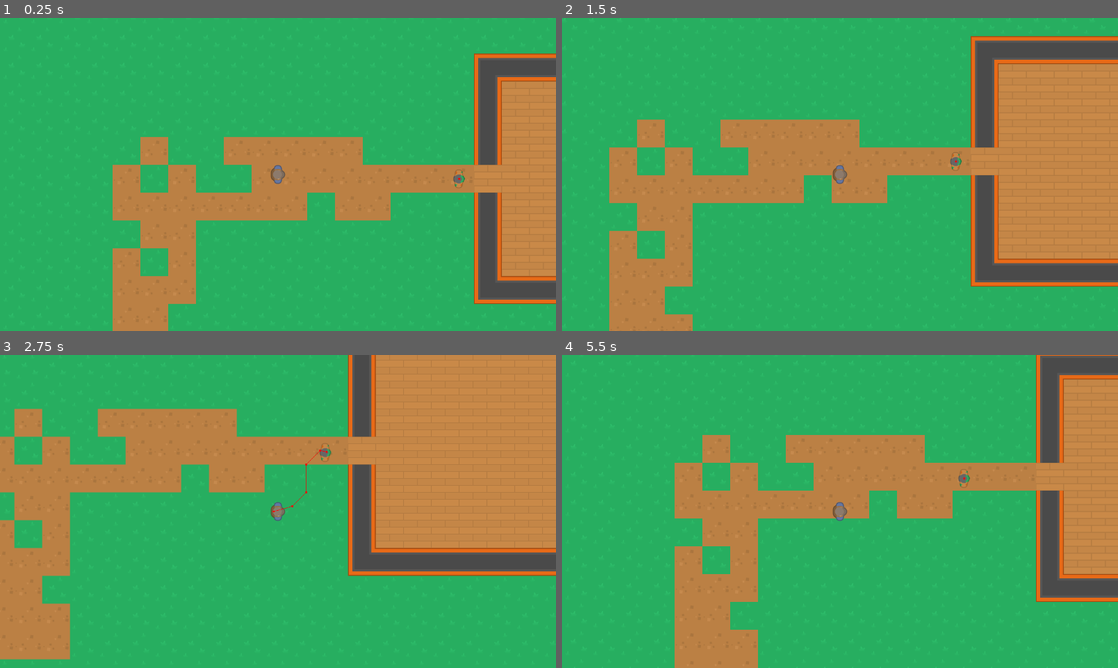
Above: before the commit, frames 1-4 (two rows, left to right).
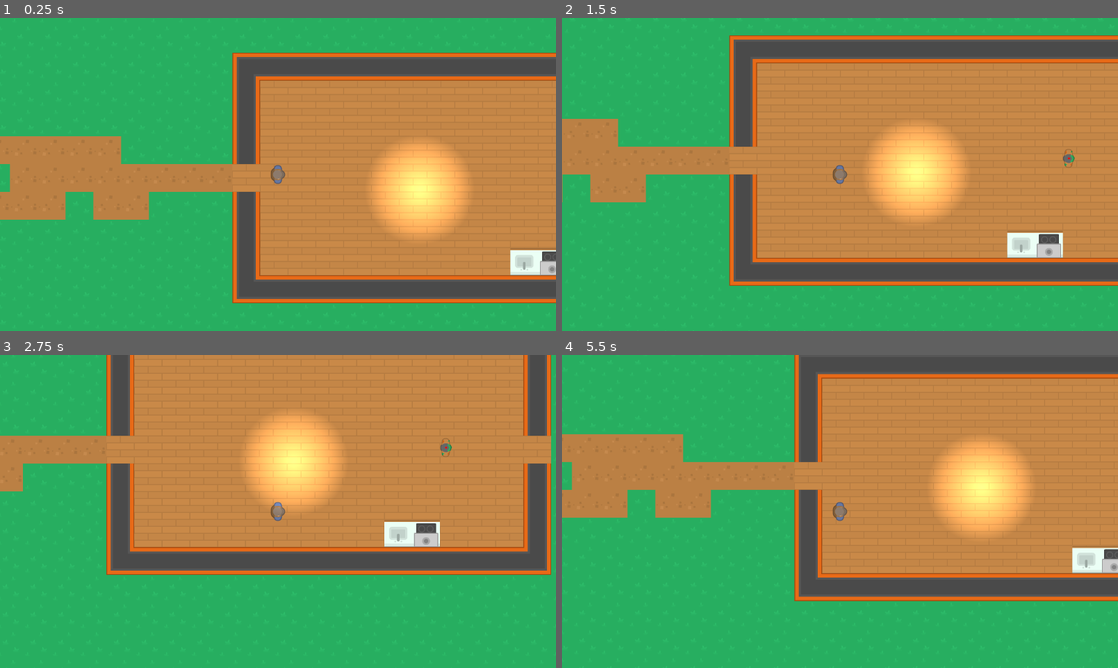
Above: after the commit, the same moments.

Repository: AlixBarreaux/zednigma
Game: Godot game, scene res://features/levels/level.tscn
Same seed, same stepped clock (60 frames per second), same inputs: the game is played once before the commit and once after it.
Inputs:
- Up to frame 1 (0.25 s): no input
- Up to frame 2 (1.5 s): tap Enter at 0.5 s; hold D (move_right) 0.53-1.28 s; hold S (move_down) from 1.28 s (still down)
- Up to frame 3 (2.75 s): release S (move_down) at 2.03 s; hold D (move_right) from 2.03 s (still down)
- Up to frame 4 (5.5 s): release D (move_right) at 2.78 s; hold W (move_up) 2.78-3.53 s; hold A (move_left) 3.53-5.03 s; hold S (move_down) from 5.03 s (still down)

The runs differ from the first frame. In frame 1, 46% of the frame differs, in the area x 0-100%, y 11-100%; in frame 2, 44%; in frame 3, 42%; in frame 4, 47%, in the area x 0-100%, y 0-100%.

Commit message:
feat: Add base lighting setup
- Add lighting config resource with signal-based runtime propagation
- PointLight2DBase and DirectionaLight2DBase apply config on enter tree
  and ready. They also react to config_changed signal for runtime
updates (quality settings, zone atmosphere shifts) and texture stays as
cene data, NOT as config data

Diff:
--- /dev/null
+++ b/data/lighting/lighting_default.tres
@@ -0,0 +1,6 @@
+[gd_resource type="Resource" script_class="LightingConfig" format=3 uid="uid://csqjxjxon138p"]
+
+[ext_resource type="Script" uid="uid://dcisivg34aoy3" path="res://systems/lighting/lighting_config.gd" id="1_vj3sj"]
+
+[resource]
+script = ExtResource("1_vj3sj")
--- a/features/levels/level.tscn
+++ b/features/levels/level.tscn
@@ -5,6 +5,8 @@
 [ext_resource type="PackedScene" uid="uid://bdvosli755f2i" path="res://features/enemies/zombie.tscn" id="2_fysxg"]
 [ext_resource type="Script" uid="uid://be2ue1davm513" path="res://systems/tile-map/tile_map_layers.gd" id="2_rhgqm"]
 [ext_resource type="Texture2D" uid="uid://d3ekx6a4b8rac" path="res://assets/graphics/terrain_spritesheet.png" id="4_2teef"]
+[ext_resource type="PackedScene" uid="uid://inevjc1vbl3k" path="res://systems/lighting/directional_light_2d_base.tscn" id="7_5876d"]
+[ext_resource type="PackedScene" uid="uid://dyyckrefkoyih" path="res://systems/lighting/point_light_2d_base.tscn" id="7_bpgwq"]
 
 [sub_resource type="TileMapPattern" id="TileMapPattern_2teef"]
 tile_data = PackedInt32Array(0, 0, 0, 65536, 0, 0, 131072, 0, 0, 1, 0, 0, 65537, 327680, 0, 131073, 0, 0, 2, 0, 0, 65538, 327680, 0, 131074, 0, 0, 3, 0, 0, 65539, 0, 0, 131075, 0, 0)
@@ -456,6 +458,12 @@
 [sub_resource type="OccluderPolygon2D" id="OccluderPolygon2D_rhgqm"]
 polygon = PackedVector2Array(-32, -32, 32, -32, 32, 32, -32, 32)
 
+[sub_resource type="OccluderPolygon2D" id="OccluderPolygon2D_efl23"]
+polygon = PackedVector2Array(-32, -32, 32, -32, 32, 32, -32, 32)
+
+[sub_resource type="OccluderPolygon2D" id="OccluderPolygon2D_bpgwq"]
+polygon = PackedVector2Array(-32, -32, 32, -32, 32, 32, -32, 32)
+
 [sub_resource type="TileSetAtlasSource" id="TileSetAtlasSource_2teef"]
 texture = ExtResource("4_2teef")
 texture_region_size = Vector2i(64, 64)
@@ -546,6 +554,7 @@
 1:4/0/occlusion_layer_0/polygon_0/polygon = SubResource("OccluderPolygon2D_rhgqm")
 1:4/0/physics_layer_0/polygon_0/points = PackedVector2Array(-32, -32, 32, -32, 32, 32, -32, 32)
 2:4/0 = 0
+2:4/0/occlusion_layer_0/polygon_0/polygon = SubResource("OccluderPolygon2D_efl23")
 2:4/0/physics_layer_0/polygon_0/points = PackedVector2Array(-32, -32, 32, -32, 32, 32, -32, 32)
 3:4/0 = 0
 4:4/0 = 0
@@ -572,6 +581,7 @@
 1:5/0/occlusion_layer_0/polygon_0/polygon = SubResource("OccluderPolygon2D_rhgqm")
 1:5/0/physics_layer_0/polygon_0/points = PackedVector2Array(-32, -32, 32, -32, 32, 32, -32, 32)
 2:5/0 = 0
+2:5/0/occlusion_layer_0/polygon_0/polygon = SubResource("OccluderPolygon2D_bpgwq")
 2:5/0/physics_layer_0/polygon_0/points = PackedVector2Array(-32, -32, 32, -32, 32, 32, -32, 32)
 3:5/0 = 0
 4:5/0 = 0
@@ -899,8 +909,17 @@
 
 [node name="Zombie" parent="Zombies" unique_id=326393747 instance=ExtResource("2_fysxg")]
 unique_name_in_owner = true
-position = Vector2(286, -288)
+position = Vector2(1102, -293)
 
 [node name="Player" parent="." unique_id=1108645041 instance=ExtResource("1_ctm8j")]
 unique_name_in_owner = true
-position = Vector2(-131, -298)
+position = Vector2(425, -296)
+
+[node name="CanvasModulate" type="CanvasModulate" parent="." unique_id=1218627762]
+color = Color(0, 0, 0, 1)
+
+[node name="DirectionalLight2DBase" parent="." unique_id=194775473 instance=ExtResource("7_5876d")]
+
+[node name="PointLight2dBase" parent="." unique_id=762557371 instance=ExtResource("7_bpgwq")]
+position = Vector2(751, -261)
+color = Color(0.13333334, 1, 1, 1)
--- /dev/null
+++ b/systems/lighting/directional_light_2d_base.gd
@@ -0,0 +1,25 @@
+@tool
+class_name DirectionalLight2DBase
+extends DirectionalLight2D
+
+@export var config: LightingConfig = null:
+	set(value):
+		config = value
+		if config:
+			if config.config_changed.is_connected(_apply):
+				config.config_changed.disconnect(_apply)
+			config.config_changed.connect(_apply)
+
+
+func _notification(what: int) -> void:
+	if Engine.is_editor_hint() and what == NOTIFICATION_ENTER_TREE:
+		_apply()
+
+
+func _apply() -> void:
+	color = config.color
+	energy = config.energy
+	shadow_enabled = config.shadow_enabled
+	shadow_filter = config.shadow_filter
+	shadow_filter_smooth = config.shadow_filter_smooth
+	shadow_item_cull_mask = config.shadow_item_cull_mask
--- /dev/null
+++ b/systems/lighting/directional_light_2d_base.tscn
@@ -0,0 +1,10 @@
+[gd_scene format=3 uid="uid://inevjc1vbl3k"]
+
+[ext_resource type="Script" uid="uid://c56cqyu14jo62" path="res://systems/lighting/directional_light_2d_base.gd" id="1_88gng"]
+
+[node name="DirectionalLight2DBase" type="DirectionalLight2D" unique_id=194775473]
+shadow_enabled = true
+shadow_filter = 1
+shadow_filter_smooth = 1.5
+shadow_item_cull_mask = 0
+script = ExtResource("1_88gng")
--- /dev/null
+++ b/systems/lighting/lighting_config.gd
@@ -0,0 +1,34 @@
+class_name LightingConfig
+extends Resource
+
+signal config_changed
+
+@export var color: Color = Color.WHITE:
+	set(value):
+		color = value
+		config_changed.emit()
+
+@export var energy: float = 1.0:
+	set(value):
+		energy = value
+		config_changed.emit()
+
+@export var shadow_enabled: bool = true:
+	set(value):
+		shadow_enabled = value
+		config_changed.emit()
+
+@export var shadow_filter: Light2D.ShadowFilter = Light2D.SHADOW_FILTER_PCF5:
+	set(value):
+		shadow_filter = value
+		config_changed.emit()
+
+@export var shadow_filter_smooth: float = 1.5:
+	set(value):
+		shadow_filter_smooth = value
+		config_changed.emit()
+
+@export var shadow_item_cull_mask: int = 0:
+	set(value):
+		shadow_item_cull_mask = value
+		config_changed.emit()
--- /dev/null
+++ b/systems/lighting/point_light_2d_base.gd
@@ -0,0 +1,30 @@
+@tool
+class_name PointLight2DBase
+extends PointLight2D
+
+@export var config: LightingConfig = null:
+	set(value):
+		config = value
+		if config:
+			if config.config_changed.is_connected(_apply):
+				config.config_changed.disconnect(_apply)
+			config.config_changed.connect(_apply)
+
+
+func _ready() -> void:
+	assert(config != null, "PointLight2DBase requires a LightingConfig resource.")
+	_apply()
+
+
+func _notification(what: int) -> void:
+	if Engine.is_editor_hint() and what == NOTIFICATION_ENTER_TREE:
+		_apply()
+
+
+func _apply() -> void:
+	color = config.color
+	energy = config.energy
+	shadow_enabled = config.shadow_enabled
+	shadow_filter = config.shadow_filter
+	shadow_filter_smooth = config.shadow_filter_smooth
+	shadow_item_cull_mask = config.shadow_item_cull_mask
--- /dev/null
+++ b/systems/lighting/point_light_2d_base.tscn
@@ -0,0 +1,15 @@
+[gd_scene format=3 uid="uid://dyyckrefkoyih"]
+
+[ext_resource type="Texture2D" uid="uid://dnbm6h1ipj0vn" path="res://assets/graphics/light_texture.png" id="1_ngnmi"]
+[ext_resource type="Script" uid="uid://d4cp2ih6q5kwt" path="res://systems/lighting/point_light_2d_base.gd" id="1_px7fx"]
+[ext_resource type="Resource" uid="uid://csqjxjxon138p" path="res://data/lighting/lighting_default.tres" id="3_ngnmi"]
+
+[node name="PointLight2DBase" type="PointLight2D" unique_id=762557371]
+color = Color(0.6236479, 0.0003042826, 0.6283564, 1)
+shadow_enabled = true
+shadow_filter = 1
+shadow_filter_smooth = 1.5
+shadow_item_cull_mask = 0
+texture = ExtResource("1_ngnmi")
+script = ExtResource("1_px7fx")
+config = ExtResource("3_ngnmi")
Not shown, added: systems/lighting/directional_light_2d_base.gd.uid
Not shown, added: systems/lighting/lighting_config.gd.uid
Not shown, added: systems/lighting/point_light_2d_base.gd.uid
